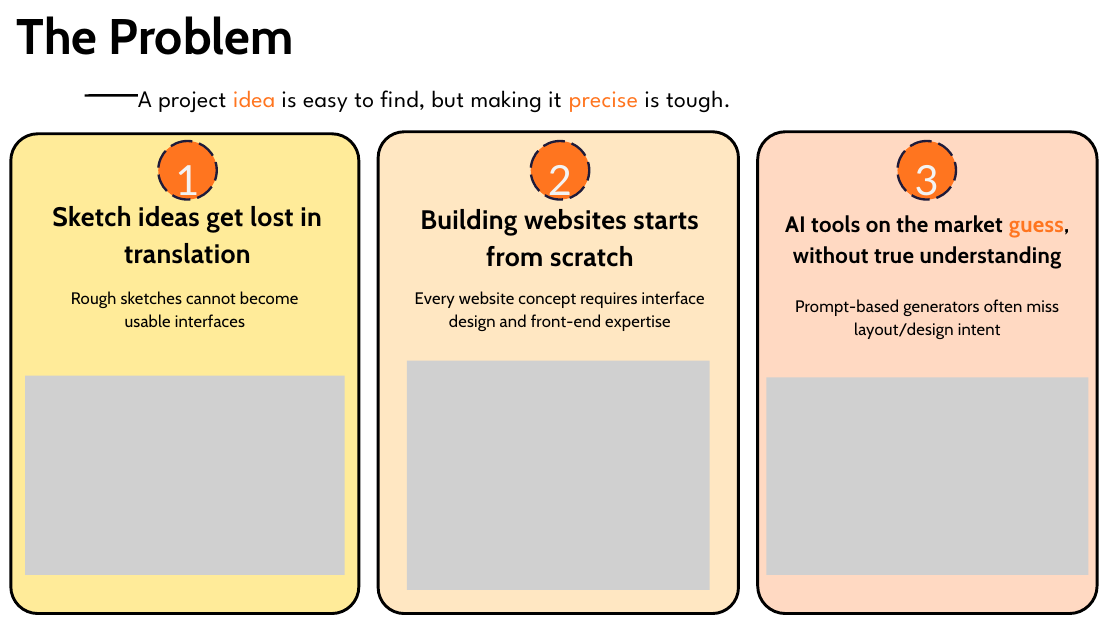
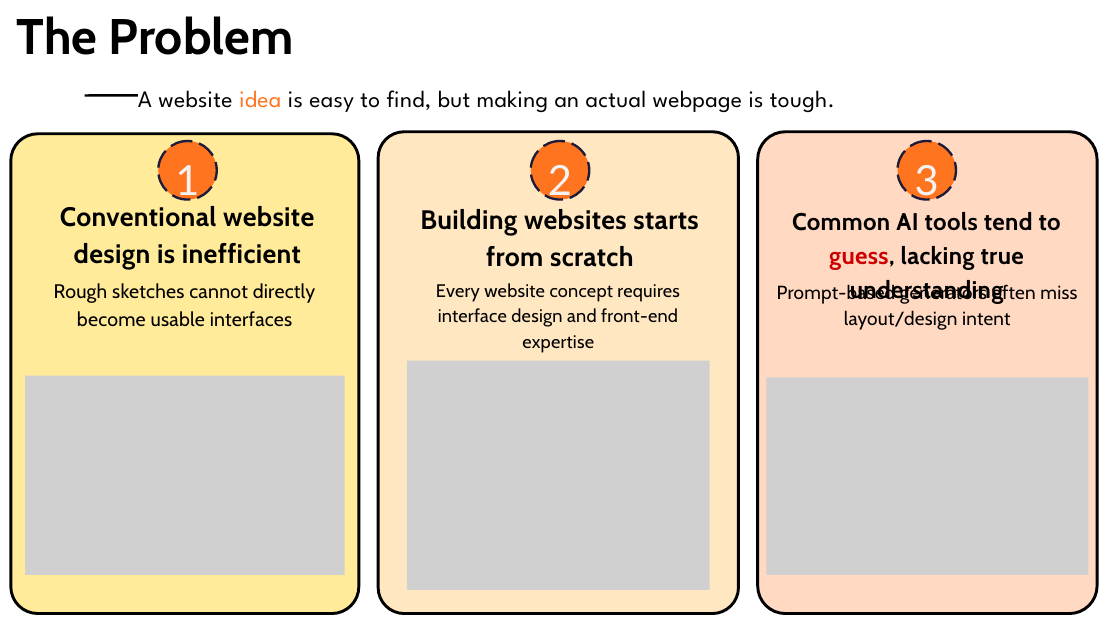
Before and after one commit to brianchen3388/HHCC-Chef-Bagels, a slide deck: slide 2 of comp_material/HHCC 26 Presentation.pptx. Drawn at 1120x630 pixels with LibreOffice and Linux fonts; fonts in the diff are those of the drawing; grey boxes stand for pictures. Boxes give left, top, right and bottom in pixels: in the first picture for what was removed or moved away, otherwise in the second. Text is boxed around its words. In the diff, an @@ line names an element or a change of style, - is before the commit and + after.

Commit message:
new pptx

```diff
--- a/comp_material/HHCC 26 Presentation.pptx
+++ b/comp_material/HHCC 26 Presentation.pptx
@@ text at bbox=[138, 90, 835, 112]: text changed @@
-A project idea is easy to find, but making it precise is tough.
+A website idea is easy to find, but making an actual webpage is tough.
@@ text at bbox=[60, 206, 314, 270]: text changed @@
-Sketch ideas get lost in translation
+Conventional website design is inefficient
@@ text at bbox=[792, 212, 1061, 304]: text changed; size 28.6 to 31.1 pt @@
-AI tools on the market guess, without true understanding
+Common AI tools tend to guess, lacking true understanding
@@ text at bbox=[54, 283, 316, 327]: text changed; size 21.4 to 25.2 pt @@
-Rough sketches cannot become usable interfaces
+Rough sketches cannot directly become usable interfaces
@@ text "Every website concept requires interface ...": place and size @@
-text "Every website concept requires interface ..." at bbox=[415, 291, 705, 331]
+text "Every website concept requires interface ..." at bbox=[436, 283, 680, 327]
@@ text "Every website concept requires interface ..." at bbox=[436, 283, 680, 327]: size 21.4 to 23.4 pt; line spacing 29.9pt to 32.7pt @@
@@ text "Prompt-based generators often miss layout/design ...": place and size @@
-text "Prompt-based generators often miss layout/design ..." at bbox=[795, 299, 1059, 339]
+text "Prompt-based generators often miss layout/design ..." at bbox=[777, 283, 1077, 330]
@@ text "Prompt-based generators often miss layout/design ..." at bbox=[777, 283, 1077, 330]: size 21.4 to 24.4 pt; line spacing 29.9pt to 34.1pt @@
```
Also in this commit, not shown: 8 other slides changed, 1 slide added, 1 slide removed.
